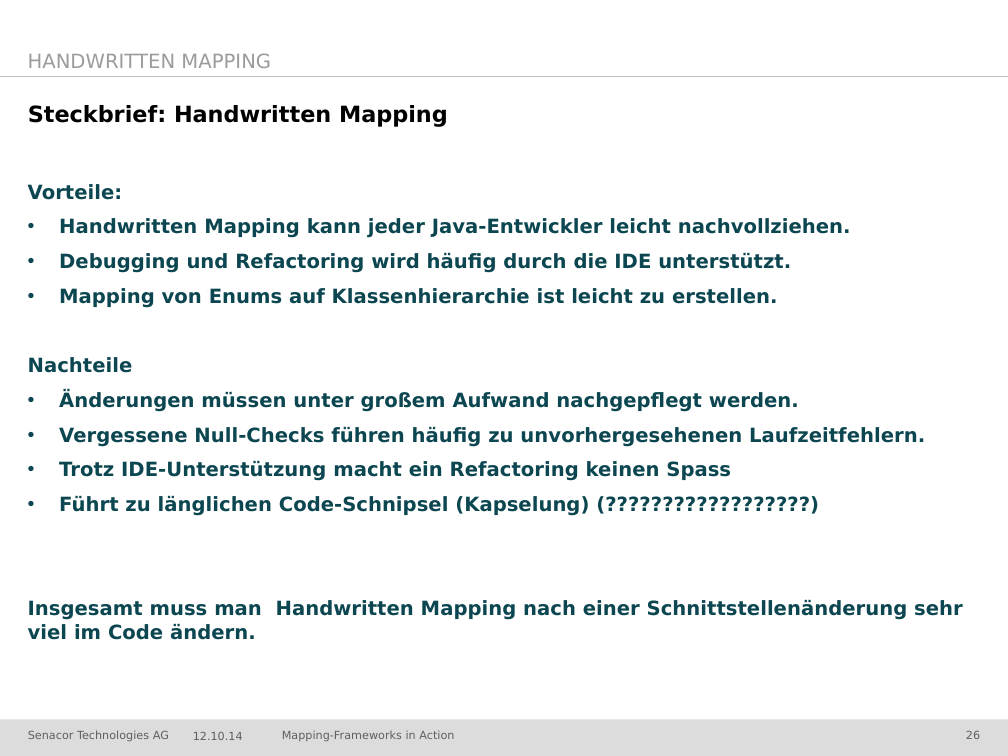
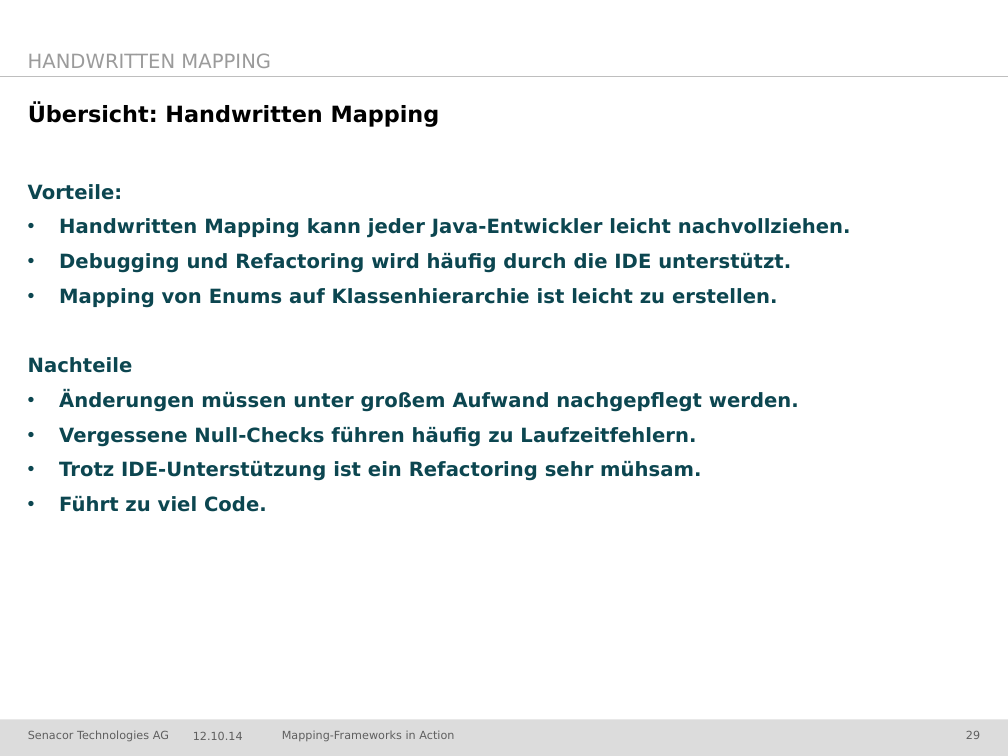
Before and after one commit to jschwalb/Mappings, a slide deck: slide 29 of presentation.pptx (slide 26 before the commit). Drawn at 1008x756 pixels with LibreOffice and Linux fonts; fonts in the diff are those of the drawing; background and template pictures are left out. Boxes give left, top, right and bottom in pixels: in the first picture for what was removed or moved away, otherwise in the second. Text is boxed around its words. In the diff, an @@ line names an element or a change of style, - is before the commit and + after.

```diff
--- a/presentation.pptx
+++ b/presentation.pptx
@@ title at (x1=28, y1=105, x2=440, y2=127): text changed @@
-Steckbrief: Handwritten Mapping
+Übersicht: Handwritten Mapping
@@ text at (x1=59, y1=426, x2=701, y2=512): text changed @@
-• Vergessene Null-Checks führen häufig zu unvorhergesehenen Laufzeitfehlern.
-• Trotz IDE-Unterstützung macht ein Refactoring keinen Spass
-• Führt zu länglichen Code-Schnipsel (Kapselung) (??????????????????)
-Insgesamt muss man Handwritten Mapping nach einer Schnittstellenänderung sehr viel im Code ändern.
+• Vergessene Null-Checks führen häufig zu Laufzeitfehlern.
+• Trotz IDE-Unterstützung ist ein Refactoring sehr mühsam.
+• Führt zu viel Code.
```
Also in this commit, not shown: 7 other slides changed, 3 slides added, 2 slides removed.
